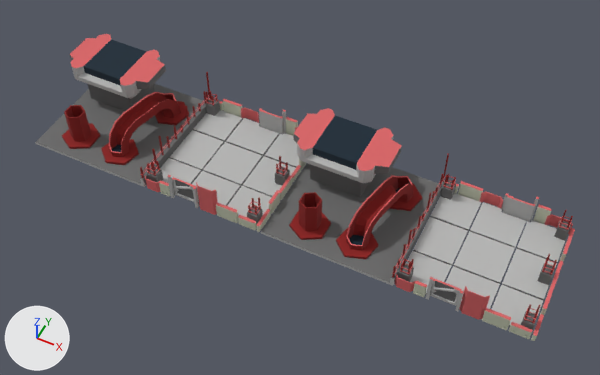
The FBX model Assets/Models/Buildings/Foundations_20x5x5_14_6_2016.fbx, before and after one commit.
Rendered twice from a 50 mm camera at (9.59, -18.46, 23.18) aimed at (0.51, -0.31, 0.48). Arrows for +X, +Y and +Z are at lower left; the lights stay in place. Vertices at the same position are counted once.

Names of what the first picture shows: 'Foundations_20x5x5'.
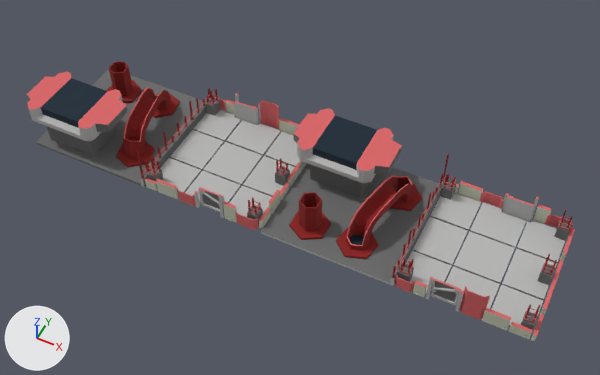
Commit message: New foundations for 20x5x5 building

What differs and where, as boxes [x1, y1, x2, y2] in the pictures (600 x 375 px; the box of a moved part takes in the faces that stretch with it):
'Foundations_20x5x5', reshaped (9% shorter): before [35, 34, 575, 341]; after [27, 62, 575, 341]
part 1 of me_cube_019, moved or reshaped: before [109, 92, 181, 157]; after [123, 87, 171, 159]
part 2 of me_cube_019, moved or reshaped: before [101, 139, 139, 165]; after [153, 94, 180, 118]
part 3 of me_cube_019, moved or reshaped: before [155, 101, 189, 125]; after [116, 141, 155, 167]
part 4 of me_cube_019, moved or reshaped: before [64, 105, 91, 142]; after [109, 62, 133, 96]
part 5 of me_cube_019, moved or reshaped: before [62, 123, 100, 149]; after [106, 80, 142, 103]
part 6 of me_cube_019, moved or reshaped: before [70, 34, 166, 111]; after [27, 72, 128, 156]
part 7 of me_cube_019, moved or reshaped (not visible afterwards): before [238, 215, 256, 230]
part 8 of me_cube_019, moved or reshaped: before [282, 110, 286, 133]; after [235, 93, 239, 102]
part 9 of me_cube_019, moved or reshaped: before [167, 175, 175, 198]; after [218, 195, 224, 218]
part 10 of me_cube_019, moved or reshaped: before [185, 106, 189, 125]; after [189, 101, 193, 120]
part 11 of me_cube_019, moved or reshaped: before [174, 126, 177, 139]; after [184, 116, 187, 127]
part 12 of me_cube_019, moved or reshaped: before [159, 136, 164, 155]; after [163, 132, 168, 150]
part 13 of me_cube_019, moved or reshaped: before [166, 136, 170, 148]; after [177, 122, 180, 136]
part 14 of me_cube_019, moved or reshaped: before [140, 72, 306, 232]; after [137, 88, 306, 230]
part 15 of me_cube_019, recoloured: [35, 142, 142, 186] in both

The change in detail:
me_cube_019 has 3134 vertices, 2836 faces and spans x -10.3..10.0, y -2.5..2.5, z 0.0..2.0.
me_cube_019 is used by ob_foundations_20x5x5; location (0.0, 0.0, 0.0).
me_cube_019 part 1: the loose piece of 110 vertices spanning x -7.0..-5.7, y -1.9..1.7, z 0.2..1.4 is mirrored in y about the mesh origin.
me_cube_019 part 2: the loose piece of 18 vertices spanning x -7.4..-6.0, y -2.2..-0.7, z 0.1..0.2 is mirrored in y about the mesh origin.
me_cube_019 part 3: the loose piece of 18 vertices spanning x -6.8..-5.4, y 0.5..2.0, z 0.1..0.2 is mirrored in y about the mesh origin.
me_cube_019 part 4: the loose piece of 24 vertices spanning x -8.9..-8.2, y -1.9..-1.1, z 0.2..1.5 is mirrored in y about the mesh origin.
me_cube_019 part 5: the loose piece of 18 vertices spanning x -9.2..-7.9, y -2.2..-0.7, z 0.1..0.2 is mirrored in y about the mesh origin.
me_cube_019 part 6: the loose piece of 64 vertices spanning x -10.3..-6.5, y 0.2..2.5, z 0.1..2.0 is mirrored in y about the mesh origin.
me_cube_019 part 7: the loose piece of 48 vertices spanning x -0.9..-0.2, y -2.5..-2.4, z 0.0..0.4 is mirrored in y about the mesh origin.
me_cube_019 part 8: the loose piece of 8 vertices spanning x -1.6..-1.5, y 2.4..2.5, z 0.0..1.1 is moved by (-2.1, 0.0, 0.0).
me_cube_019 part 9: the loose piece of 8 vertices spanning x -3.7..-3.6, y -2.5..-2.4, z 0.0..1.1 is moved by (2.1, 0.0, 0.0).
me_cube_019 part 10: the loose piece of 8 vertices spanning x -5.0..-4.9, y 0.8, z 0.4..1.3 is moved by (0.0, 0.3, 0.0).
me_cube_019 part 11: the loose piece of 8 vertices spanning x -5.0..-4.9, y -0.1, z 0.4..1.1 is moved by (0.0, 0.7, -0.1).
me_cube_019 part 12: the loose piece of 8 vertices spanning x -5.0..-4.9, y -1.1..-1.0, z 0.4..1.4 is moved by (0.0, 0.3, 0.0).
me_cube_019 part 13: the loose piece of 8 vertices spanning x -5.0..-4.9, y -0.7..-0.6, z 0.4..0.9 is moved by (0.0, 0.7, 0.1).
me_cube_019 part 14: 250 vertices moved within x -5.0..0.0, y -2.5..2.5, z 0.0..1.8; 392 vertices removed from x -5.0..0.0, y -2.5..2.5, z 0.0..1.3; 392 vertices added at x -5.0..0.0, y -2.5..2.5, z 0.0..1.3.
me_cube_019 part 15: 1 face spanning x -9.9..-5.0, y -2.5, z 0.0..0.1 switches from mat_p1 (grey #b7b7b6) to mat_p2 (dark grey #6a6a6a).
